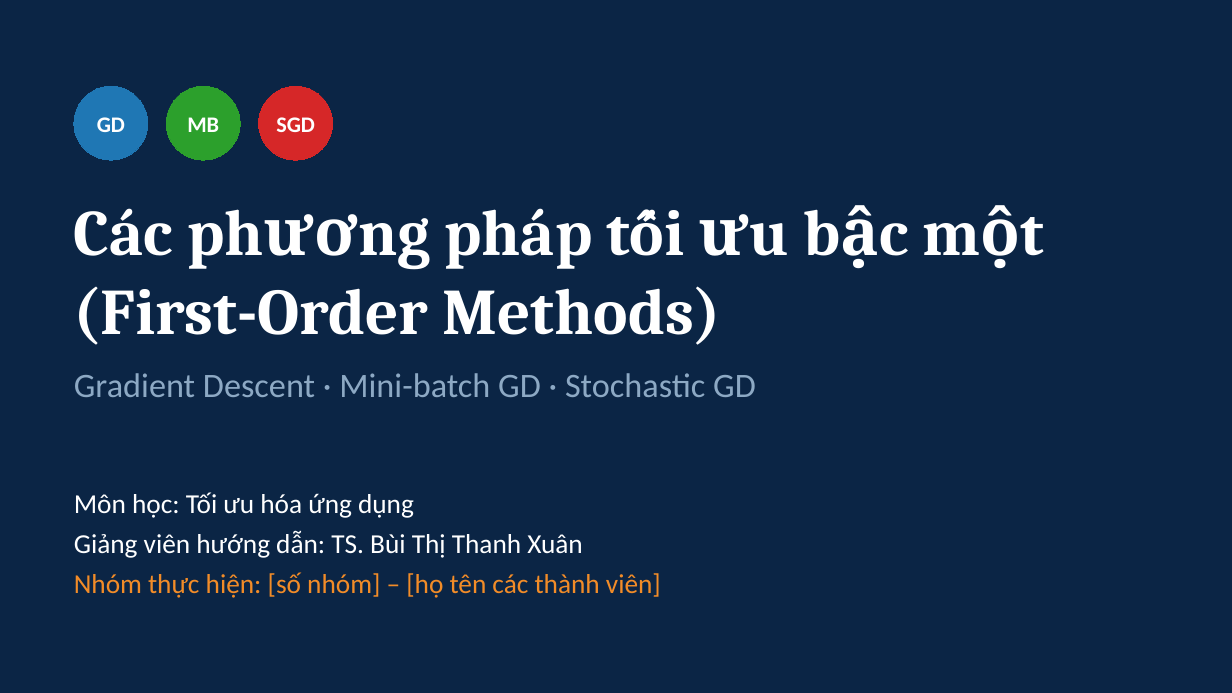
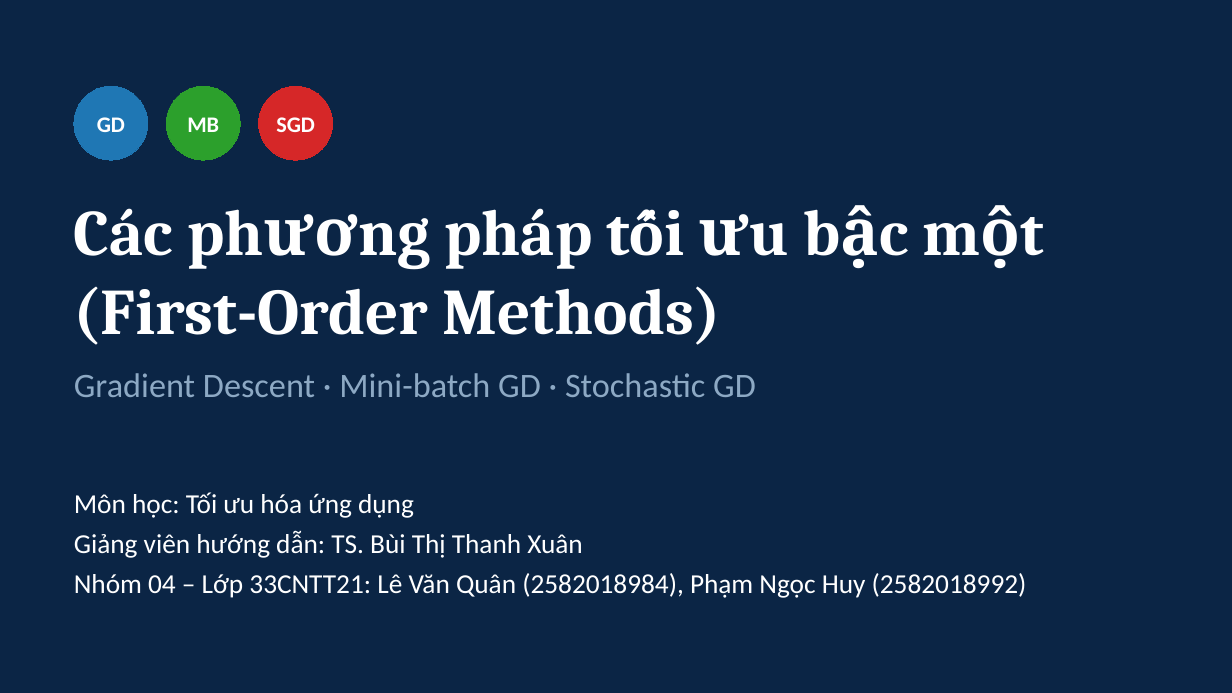
Before and after one commit to OceanPham/BTL_FirstOrderMethods, a slide deck: slide 1 of Slide_PhuongPhapToiUuBacMot.pptx. Drawn at 1232x693 pixels with LibreOffice and Linux fonts; fonts in the diff are those of the drawing. Boxes give left, top, right and bottom in pixels: in the first picture for what was removed or moved away, otherwise in the second. Text is boxed around its words. In the diff, an @@ line names an element or a change of style, - is before the commit and + after.

```diff
--- a/Slide_PhuongPhapToiUuBacMot.pptx
+++ b/Slide_PhuongPhapToiUuBacMot.pptx
@@ text at (74,573,1027,598): text changed; text colour #F28C28 to #FFFFFF @@
-Nhóm thực hiện: [số nhóm] – [họ tên các thành viên]
+Nhóm 04 – Lớp 33CNTT21: Lê Văn Quân (2582018984), Phạm Ngọc Huy (2582018992)
```
Also in this commit, not shown: 1 other file.
